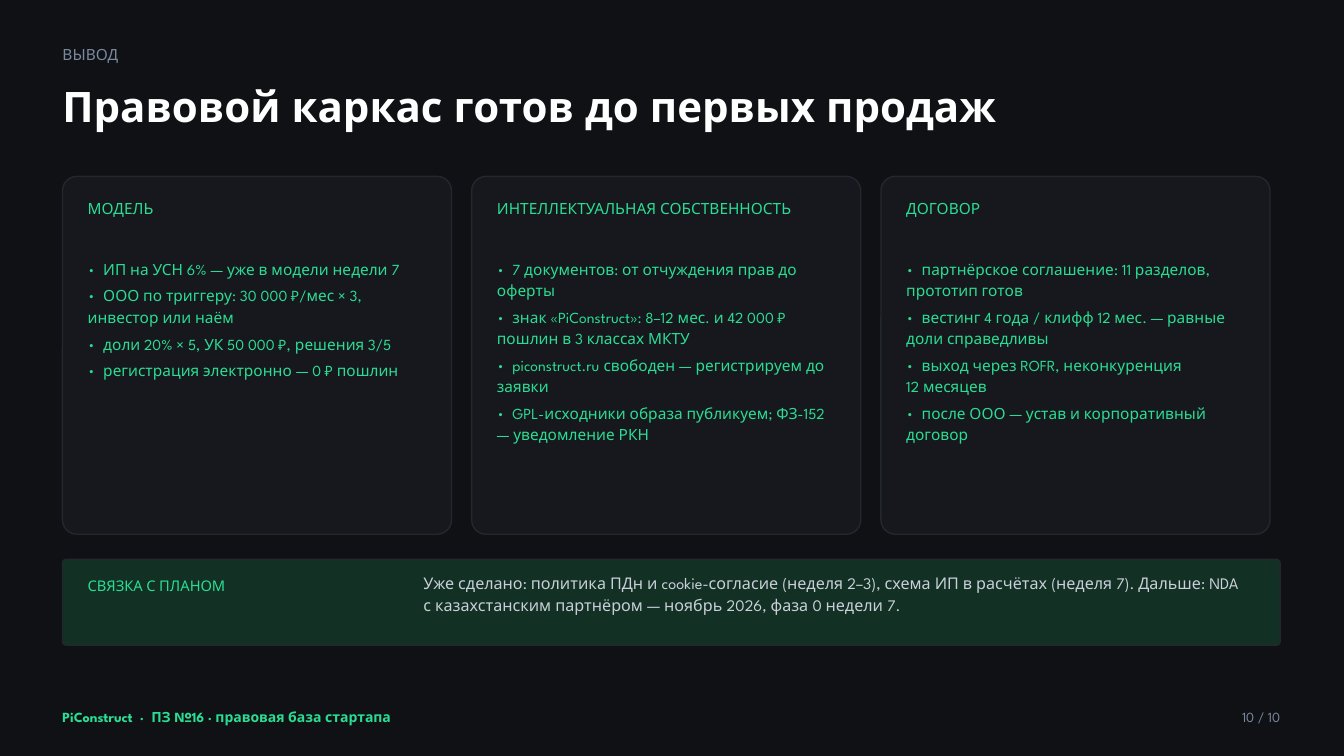
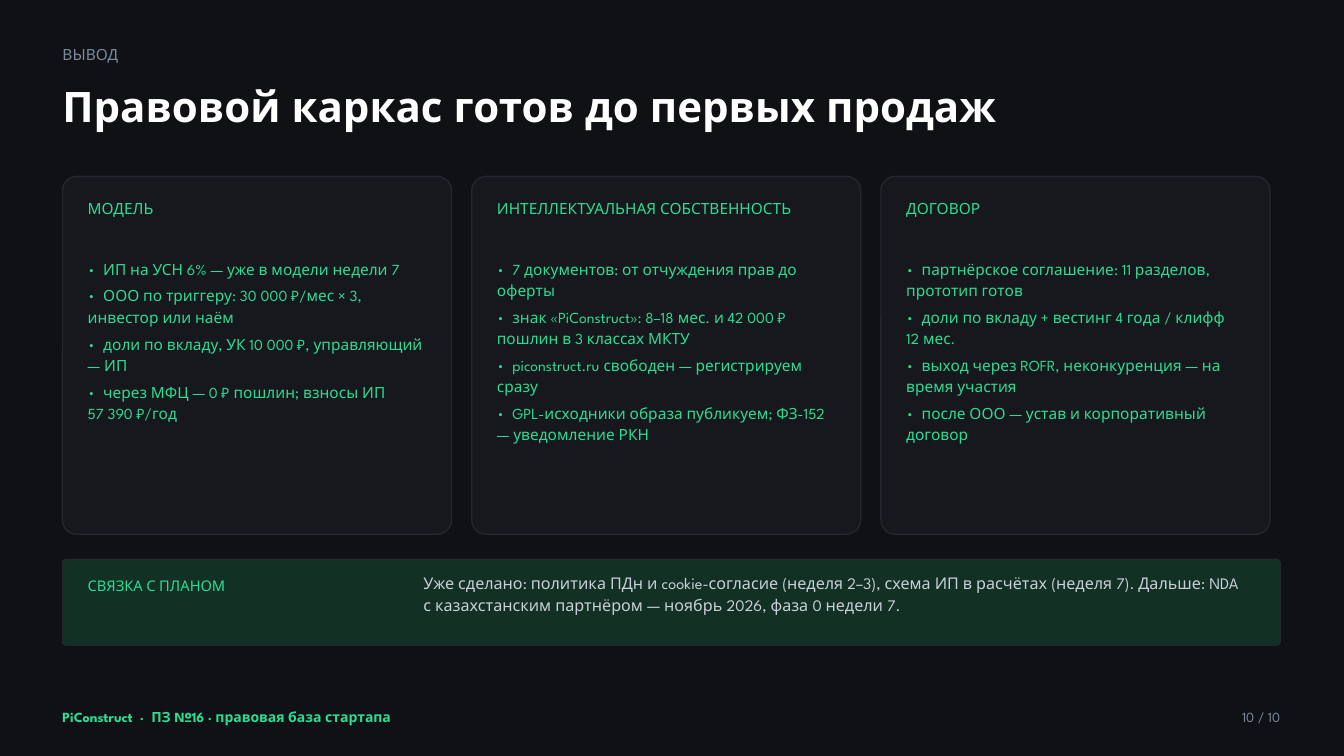
Before and after one commit to Eaglet12IQ/startup-team-1, a slide deck: slide 10 of READMEs/sem_7/week8/attachments/PiConstruct_Правовая_база.pptx. Drawn at 1344x756 pixels with LibreOffice and Linux fonts; fonts in the diff are those of the drawing. Boxes give left, top, right and bottom in pixels: in the first picture for what was removed or moved away, otherwise in the second. Text is boxed around its words. In the diff, an @@ line names an element or a change of style, - is before the commit and + after.

```diff
--- a/READMEs/sem_7/week8/attachments/PiConstruct_Правовая_база.pptx
+++ b/READMEs/sem_7/week8/attachments/PiConstruct_Правовая_база.pptx
@@ text at [497,312,803,396]: text changed @@
-• знак «PiConstruct»: 8–12 мес. и 42 000 ₽ пошлин в 3 классах МКТУ
-• piconstruct.ru свободен — регистрируем до заявки
+• знак «PiConstruct»: 8–18 мес. и 42 000 ₽ пошлин в 3 классах МКТУ
+• piconstruct.ru свободен — регистрируем сразу
@@ text at [906,311,1224,396]: text changed @@
-• вестинг 4 года / клифф 12 мес. — равные доли справедливы
-• выход через ROFR, неконкуренция 12 месяцев
+• доли по вкладу + вестинг 4 года / клифф 12 мес.
+• выход через ROFR, неконкуренция — на время участия
@@ text at [88,338,423,422]: text changed @@
-• доли 20% × 5, УК 50 000 ₽, решения 3/5
-• регистрация электронно — 0 ₽ пошлин
+• доли по вкладу, УК 10 000 ₽, управляющий — ИП
+• через МФЦ — 0 ₽ пошлин; взносы ИП 57 390 ₽/год
```
Also in this commit, not shown: 8 other slides changed, 2 other files.
